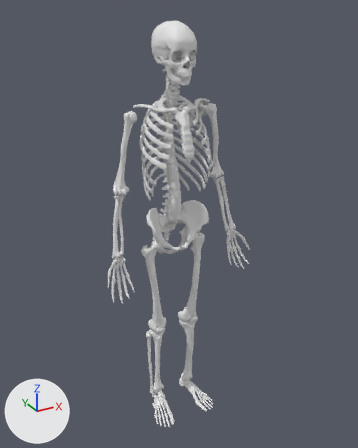
The glTF model public/models/human/human.glb as it was, and as the next commit left it.
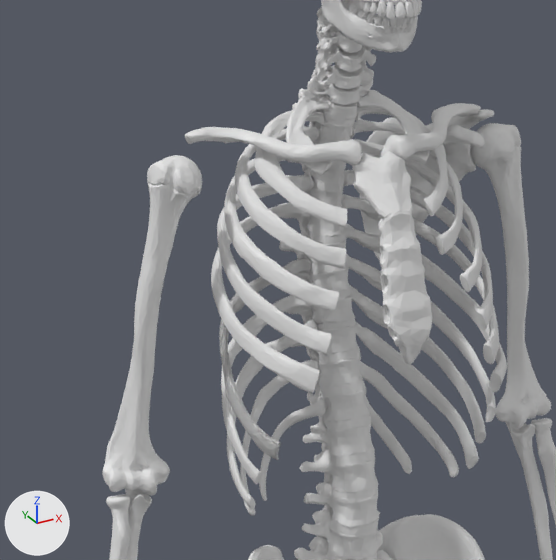
Each version appears first whole from a 50 mm lens placed at (-85.8, -168.3, 168.3), pointed at (2.0, -8.7, 88.5), and next in a close-up on the part from 24% to 63% of the width and 16% to 47% of the height. Arrows for +X, +Y and +Z are at lower left; the lights stay in place. The first two pictures are the older version.

The scene before the commit, as lines of its bpy script (objects in view):
```python
me_mesh_173 = bpy.data.meshes.new('Mesh_173')
me_mesh_173.from_pydata(...)  # 352 vertices, 700 faces; spans x -25.36..-23.68, y -12.36..-10.68, z 80.74..82.05
me_mesh_235 = bpy.data.meshes.new('Mesh_235')
me_mesh_235.from_pydata(...)  # 902 vertices, 1800 faces; spans x 1.4..13.3, y -19.4..-0.4, z 115.4..128.9
me_mesh_236 = bpy.data.meshes.new('Mesh_236')
me_mesh_236.from_pydata(...)  # 902 vertices, 1800 faces; spans x -13.5..-1.6, y -19.4..-0.4, z 115.4..128.9
me_mesh_238 = bpy.data.meshes.new('Mesh_238')
me_mesh_238.from_pydata(...)  # 902 vertices, 1800 faces; spans x -13.2..-1.7, y -16.3..-0.5, z 108.6..123.3
ob_rib6_l = bpy.data.objects.new('rib6_L', me_mesh_235)
ob_rib6_l.location = (0.0, 0.0, 0.0)
ob_rib6_r = bpy.data.objects.new('rib6_R', me_mesh_236)
ob_rib6_r.location = (0.0, 0.0, 0.0)
ob_rib7_r = bpy.data.objects.new('rib7_R', me_mesh_238)
ob_rib7_r.location = (0.0, 0.0, 0.0)
ob_scapula_r = bpy.data.objects.new('scapula_R', me_mesh_173)
ob_scapula_r.location = (0.0, 0.0, 0.0)
# also in view: 'rib5_L' at (6.9, -10.5, 125.0); 'rib2_R' at (-5.7, -10.8, 133.4); 'l1' at (-0.2, -7.0, 105.6); 'scapula_L' at (11.3, -4.4, 128.1); 't9' at (-0.1, -4.1, 117.6)
```
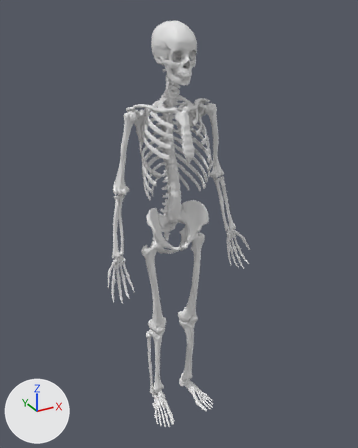
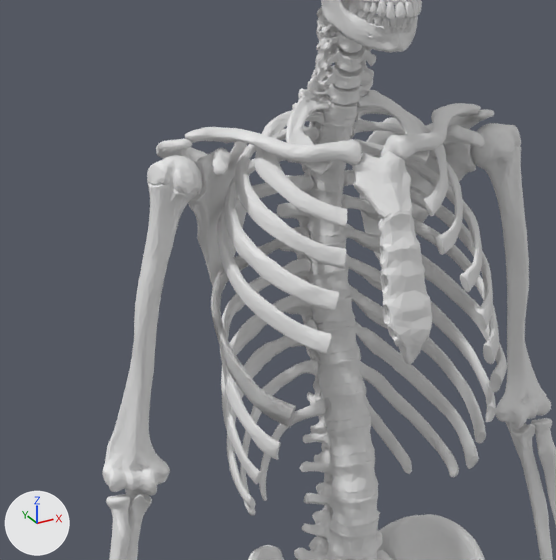
Boxes (x1, y1, x2, y2) around the edits, measured in the close-ups (556 x 560 px):
'scapula_R', reshaped (not visible before): after (156, 138, 250, 290)
'rib6_R', reshaped (not visible afterwards): before (211, 202, 320, 393)
'rib7_R', reshaped (not visible before): after (211, 227, 309, 427)

The change in detail:
me_mesh_173 is used by ob_scapula_r; location (0.0, 0.0, 0.0).
me_mesh_173 had 352 vertices, 700 faces and spanned x -25.36..-23.68, y -12.36..-10.68, z 80.74..82.05.
me_mesh_173 now has 2252 vertices, 4500 faces and spans x -16.87..-5.93, y -9.91..1.13, z 120.15..135.99.
me_mesh_173 part 1: 2252 vertices added at x -16.87..-5.93, y -9.91..1.13, z 120.15..135.99.
Other edits to the shape of me_mesh_173 do not show in these pictures.
me_mesh_236 is used by ob_rib6_r; location (0.0, 0.0, 0.0).
me_mesh_236 had 902 vertices, 1800 faces and spanned x -13.5..-1.6, y -19.4..-0.4, z 115.4..128.9.
me_mesh_236 now has 902 vertices, 1800 faces and spans x -13.8..-1.7, y -18.0..-0.4, z 112.1..126.1.
me_mesh_236 part 2: 902 vertices removed from x -13.5..-1.6, y -19.4..-0.4, z 115.4..128.9; 902 vertices added at x -13.8..-1.7, y -18.0..-0.4, z 112.1..126.1.
me_mesh_238 is used by ob_rib7_r; location (0.0, 0.0, 0.0).
me_mesh_238 had 902 vertices, 1800 faces and spanned x -13.2..-1.7, y -16.3..-0.5, z 108.6..123.3.
me_mesh_238 now has 902 vertices, 1800 faces and spans x -13.8..-1.7, y -18.0..-0.4, z 112.1..126.1.
me_mesh_238 part 3: 902 vertices removed from x -13.2..-1.7, y -16.3..-0.5, z 108.6..123.3; 902 vertices added at x -13.8..-1.7, y -18.0..-0.4, z 112.1..126.1.
